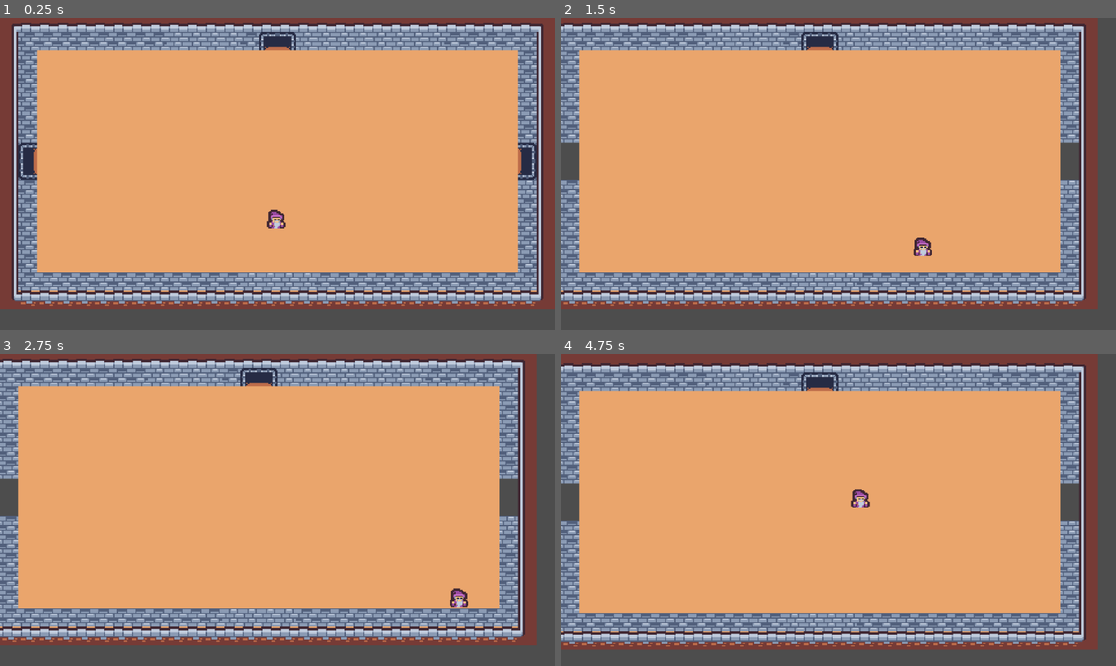
Above: before the commit, frames 1-4 (two rows, left to right).
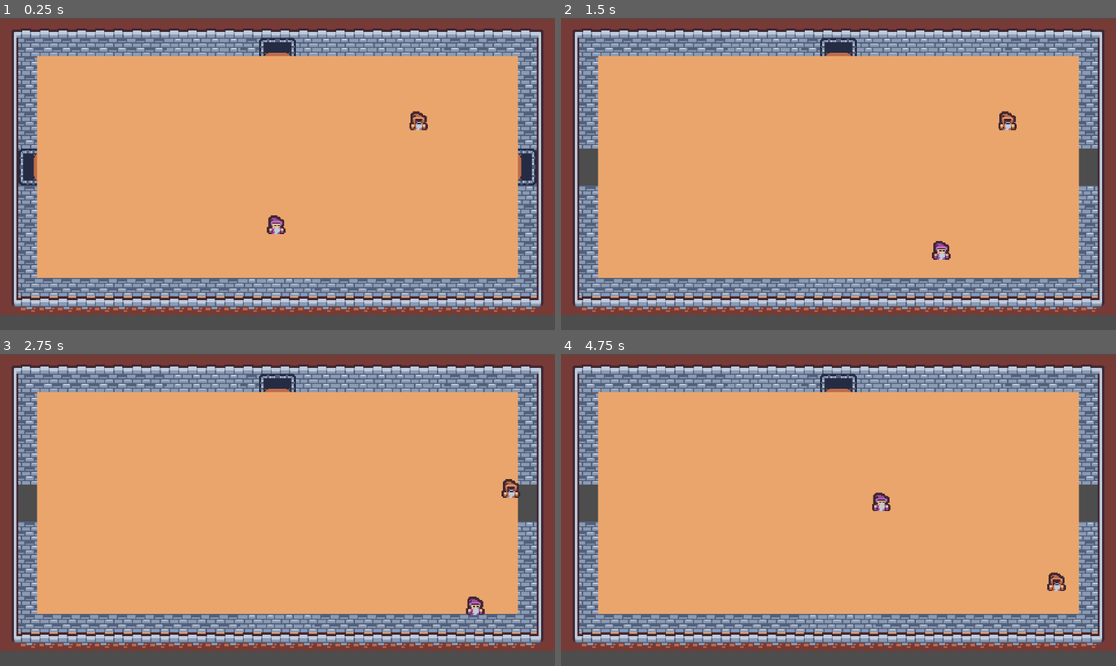
Above: after the commit, the same moments.

Repository: tiihonenleevi/Bachelor-Thesis-Project
Game: Godot game, scene res://scenes/gameplay.tscn
Same seed, same stepped clock (60 frames per second), same inputs: the game is played once before the commit and once after it.
Inputs:
- Up to frame 1 (0.25 s): no input
- Up to frame 2 (1.5 s): tap Enter at 0.5 s; hold D (move_right) 0.53-1.28 s; tap 0 (change_doors) at 0.6, 1.35 s; hold S (move_down) from 1.28 s (still down)
- Up to frame 3 (2.75 s): release S (move_down) at 2.03 s; hold D (move_right) from 2.03 s (still down); tap 0 (change_doors) at 2.1 s
- Up to frame 4 (4.75 s): release D (move_right) at 2.78 s; hold W (move_up) 2.78-3.53 s; tap 0 (change_doors) at 2.85, 3.6, 4.35 s; hold A (move_left) from 3.53 s (still down)

The runs differ from the first frame. In frame 1, 23% of the frame differs, in the area x 0-100%, y 0-96%; in frame 2, 33%; in frame 3, 33%; in frame 4, 24%.

Commit message:
change player to use state machine, implement dark_wizard and improve implementation of magic projectile

Diff:
--- a/project.godot
+++ b/project.godot
@@ -92,8 +92,9 @@
 
 2d_physics/layer_1="Environment"
 2d_physics/layer_2="Player"
-2d_physics/layer_3="Enemies"
-2d_physics/layer_4="Projectiles"
+2d_physics/layer_3="PlayerProjectiles"
+2d_physics/layer_4="Enemies"
+2d_physics/layer_5="EnemyProjectiles"
 
 [rendering]
 
--- /dev/null
+++ b/scenes/enemies/dark_wizard.tscn
@@ -0,0 +1,117 @@
+[gd_scene load_steps=16 format=3 uid="uid://rkcare71msn0"]
+
+[ext_resource type="Script" uid="uid://bxxyje4dgflck" path="res://scripts/enemies/dark_wizard/dark_wizard.gd" id="1_umjli"]
+[ext_resource type="Texture2D" uid="uid://bl1n663tlpto0" path="res://assets/tilemap.png" id="2_c4qsy"]
+[ext_resource type="Script" uid="uid://f6mjuef5anvk" path="res://scripts/collisions/hit_box.gd" id="3_4737y"]
+[ext_resource type="Script" uid="uid://c7n2yvanqknml" path="res://scripts/collisions/hurt_box.gd" id="4_im213"]
+[ext_resource type="Script" uid="uid://ww714qnvrr8c" path="res://scripts/state_machine.gd" id="5_w33ds"]
+[ext_resource type="Script" uid="uid://dd8esw6m4wwut" path="res://scripts/enemies/dark_wizard/states/wander.gd" id="6_di50i"]
+[ext_resource type="Script" uid="uid://1wcsne4x4mws" path="res://scripts/enemies/dark_wizard/states/shoot.gd" id="7_a2si4"]
+[ext_resource type="Script" uid="uid://cv3xrf4yt5jxu" path="res://scripts/enemies/dark_wizard/states/idle.gd" id="8_e46m6"]
+[ext_resource type="Script" uid="uid://rwy0s8klnbp6" path="res://scripts/enemies/dark_wizard/states/chase.gd" id="9_8f84r"]
+
+[sub_resource type="AtlasTexture" id="AtlasTexture_uilvn"]
+atlas = ExtResource("2_c4qsy")
+region = Rect2(51, 153, 16, 16)
+
+[sub_resource type="SpriteFrames" id="SpriteFrames_rg6m2"]
+animations = [{
+"frames": [{
+"duration": 1.0,
+"texture": SubResource("AtlasTexture_uilvn")
+}],
+"loop": true,
+"name": &"default",
+"speed": 5.0
+}]
+
+[sub_resource type="RectangleShape2D" id="RectangleShape2D_vwojg"]
+size = Vector2(12, 14)
+
+[sub_resource type="RectangleShape2D" id="RectangleShape2D_rg6m2"]
+size = Vector2(14, 16)
+
+[sub_resource type="RectangleShape2D" id="RectangleShape2D_mc8tn"]
+size = Vector2(16, 18)
+
+[sub_resource type="CircleShape2D" id="CircleShape2D_0bra5"]
+radius = 73.0
+
+[node name="DarkWizard" type="CharacterBody2D"]
+collision_layer = 8
+script = ExtResource("1_umjli")
+
+[node name="AnimatedSprite2D" type="AnimatedSprite2D" parent="."]
+sprite_frames = SubResource("SpriteFrames_rg6m2")
+
+[node name="CollisionShape2D" type="CollisionShape2D" parent="."]
+visible = false
+shape = SubResource("RectangleShape2D_vwojg")
+
+[node name="HitBox" type="Area2D" parent="."]
+collision_layer = 8
+collision_mask = 0
+script = ExtResource("3_4737y")
+metadata/_custom_type_script = "uid://f6mjuef5anvk"
+
+[node name="CollisionShape2D" type="CollisionShape2D" parent="HitBox"]
+visible = false
+shape = SubResource("RectangleShape2D_rg6m2")
+
+[node name="HurtBox" type="Area2D" parent="."]
+collision_layer = 0
+collision_mask = 6
+script = ExtResource("4_im213")
+metadata/_custom_type_script = "uid://c7n2yvanqknml"
+
+[node name="CollisionShape2D" type="CollisionShape2D" parent="HurtBox"]
+visible = false
+shape = SubResource("RectangleShape2D_mc8tn")
+
+[node name="StateMachine" type="Node" parent="." node_paths=PackedStringArray("current_state")]
+script = ExtResource("5_w33ds")
+current_state = NodePath("Idle")
+metadata/_custom_type_script = "uid://ww714qnvrr8c"
+
+[node name="Wander" type="Node" parent="StateMachine"]
+script = ExtResource("6_di50i")
+
+[node name="KeepGoingTimer" type="Timer" parent="StateMachine/Wander"]
+wait_time = 2.0
+one_shot = true
+
+[node name="Shoot" type="Node" parent="StateMachine"]
+script = ExtResource("7_a2si4")
+
+[node name="CoolOffTimer" type="Timer" parent="StateMachine/Shoot"]
+wait_time = 1.5
+one_shot = true
+
+[node name="Idle" type="Node" parent="StateMachine"]
+script = ExtResource("8_e46m6")
+metadata/_custom_type_script = "uid://c72ubwda3kddu"
+
+[node name="IdleTimer" type="Timer" parent="StateMachine/Idle"]
+one_shot = true
+
+[node name="Chase" type="Node" parent="StateMachine"]
+script = ExtResource("9_8f84r")
+metadata/_custom_type_script = "uid://c72ubwda3kddu"
+
+[node name="ChaseTimer" type="Timer" parent="StateMachine/Chase"]
+one_shot = true
+
+[node name="DetectArea" type="Area2D" parent="."]
+collision_layer = 0
+collision_mask = 2
+
+[node name="CollisionShape2D" type="CollisionShape2D" parent="DetectArea"]
+shape = SubResource("CircleShape2D_0bra5")
+
+[node name="RayCast2D" type="RayCast2D" parent="."]
+target_position = Vector2(0, 30)
+
+[connection signal="timeout" from="StateMachine/Shoot/CoolOffTimer" to="StateMachine/Shoot" method="_on_cool_off_timer_timeout"]
+[connection signal="timeout" from="StateMachine/Idle/IdleTimer" to="StateMachine/Idle" method="_on_idle_timer_timeout"]
+[connection signal="timeout" from="StateMachine/Chase/ChaseTimer" to="StateMachine/Chase" method="_on_chase_timer_timeout"]
+[connection signal="body_entered" from="DetectArea" to="StateMachine/Wander" method="_on_detect_area_body_entered"]
--- a/scenes/enemies/rat.tscn
+++ b/scenes/enemies/rat.tscn
@@ -1,10 +1,10 @@
 [gd_scene load_steps=13 format=3 uid="uid://bh2y1ijvkbc20"]
 
-[ext_resource type="Script" uid="uid://cd118fdk6fxn3" path="res://scripts/enemies/rat.gd" id="1_h52yg"]
+[ext_resource type="Script" uid="uid://cd118fdk6fxn3" path="res://scripts/enemies/rat/rat.gd" id="1_h52yg"]
 [ext_resource type="Texture2D" uid="uid://bl1n663tlpto0" path="res://assets/tilemap.png" id="2_en65j"]
 [ext_resource type="Script" uid="uid://ww714qnvrr8c" path="res://scripts/state_machine.gd" id="3_aejsi"]
-[ext_resource type="Script" uid="uid://dlvtkij5ndgoa" path="res://scripts/enemies/enemy_states/wander.gd" id="4_aejsi"]
-[ext_resource type="Script" uid="uid://v3mrip6avj60" path="res://scripts/enemies/enemy_states/chase.gd" id="5_en65j"]
+[ext_resource type="Script" uid="uid://dlvtkij5ndgoa" path="res://scripts/enemies/rat/states/wander.gd" id="4_aejsi"]
+[ext_resource type="Script" uid="uid://v3mrip6avj60" path="res://scripts/enemies/rat/states/chase.gd" id="5_en65j"]
 [ext_resource type="Script" uid="uid://f6mjuef5anvk" path="res://scripts/collisions/hit_box.gd" id="6_wwql0"]
 [ext_resource type="Script" uid="uid://c7n2yvanqknml" path="res://scripts/collisions/hurt_box.gd" id="7_d0hd8"]
 
@@ -27,14 +27,14 @@
 }]
 
 [sub_resource type="CircleShape2D" id="CircleShape2D_ohayx"]
-radius = 2.4
+radius = 2.0000002
 
 [sub_resource type="CircleShape2D" id="CircleShape2D_d0hd8"]
-radius = 3.1999998
+radius = 2.3999999
 
 [node name="Rat" type="CharacterBody2D"]
 scale = Vector2(2.5, 2.5)
-collision_layer = 4
+collision_layer = 8
 script = ExtResource("1_h52yg")
 
 [node name="DetectArea" type="Area2D" parent="."]
@@ -70,10 +70,10 @@
 script = ExtResource("5_en65j")
 
 [node name="RayCast2D" type="RayCast2D" parent="."]
-target_position = Vector2(0, 29)
+target_position = Vector2(0, 7.9999995)
 
 [node name="HitBox" type="Area2D" parent="."]
-collision_layer = 4
+collision_layer = 8
 collision_mask = 0
 script = ExtResource("6_wwql0")
 metadata/_custom_type_script = "uid://f6mjuef5anvk"
@@ -83,7 +83,7 @@
 shape = SubResource("CircleShape2D_d0hd8")
 
 [node name="HurtBox" type="Area2D" parent="."]
-collision_mask = 2
+collision_mask = 6
 script = ExtResource("7_d0hd8")
 metadata/_custom_type_script = "uid://c7n2yvanqknml"
 
--- a/scenes/levels/door.tscn
+++ b/scenes/levels/door.tscn
@@ -8,6 +8,7 @@
 [node name="Door" type="Area2D"]
 collision_layer = 0
 collision_mask = 2
+monitoring = false
 script = ExtResource("1_id2fp")
 
 [node name="CollisionShape2D" type="CollisionShape2D" parent="."]
--- a/scenes/levels/first_room.tscn
+++ b/scenes/levels/first_room.tscn
@@ -1,8 +1,9 @@
-[gd_scene load_steps=6 format=4 uid="uid://cwchuvam6v8he"]
+[gd_scene load_steps=7 format=4 uid="uid://cwchuvam6v8he"]
 
 [ext_resource type="Script" uid="uid://djsjm4vdkxx45" path="res://scripts/levels/level.gd" id="1_uhvtf"]
 [ext_resource type="Texture2D" uid="uid://bl1n663tlpto0" path="res://assets/tilemap.png" id="2_hpdjh"]
 [ext_resource type="PackedScene" uid="uid://cyhfir6g3cp54" path="res://scenes/levels/door.tscn" id="3_hpdjh"]
+[ext_resource type="PackedScene" uid="uid://rkcare71msn0" path="res://scenes/enemies/dark_wizard.tscn" id="4_uhvtf"]
 
 [sub_resource type="TileSetAtlasSource" id="TileSetAtlasSource_hpdjh"]
 texture = ExtResource("2_hpdjh")
@@ -197,9 +198,8 @@
 physics_layer_0/collision_mask = 6
 sources/0 = SubResource("TileSetAtlasSource_hpdjh")
 
-[node name="FirstRoom" type="Node2D" node_paths=PackedStringArray("doors")]
+[node name="FirstRoom" type="Node2D"]
 script = ExtResource("1_uhvtf")
-doors = [NodePath("DoorUp"), NodePath("DoorLeft"), NodePath("DoorRight")]
 
 [node name="Environment" type="TileMapLayer" parent="."]
 z_index = -1
@@ -208,12 +208,18 @@
 
 [node name="DoorUp" parent="." instance=ExtResource("3_hpdjh")]
 position = Vector2(0, -103)
+monitoring = true
 
 [node name="DoorLeft" parent="." instance=ExtResource("3_hpdjh")]
 position = Vector2(-215, 0)
 rotation = 1.5707964
+monitoring = true
 
 [node name="DoorRight" parent="." instance=ExtResource("3_hpdjh")]
 position = Vector2(215, 0)
 rotation = 1.5707964
+monitoring = true
 new_scene_path = "res://scenes/levels/rooms/room_1.tscn"
+
+[node name="DarkWizard" parent="." instance=ExtResource("4_uhvtf")]
+position = Vector2(122, -40)
--- a/scenes/levels/rooms/room_1.tscn
+++ b/scenes/levels/rooms/room_1.tscn
@@ -218,9 +218,8 @@
 physics_layer_0/collision_mask = 6
 sources/0 = SubResource("TileSetAtlasSource_2l302")
 
-[node name="Room1" type="Node2D" node_paths=PackedStringArray("doors")]
+[node name="Room1" type="Node2D"]
 script = ExtResource("1_n3aj2")
-doors = [NodePath("DoorUp"), NodePath("DoorRight"), NodePath("DoorDown"), NodePath("DoorLeft")]
 
 [node name="Environment" type="TileMapLayer" parent="."]
 z_index = -1
@@ -243,19 +242,15 @@
 
 [node name="DoorUp" parent="." instance=ExtResource("3_m2kj1")]
 position = Vector2(0, -103)
-monitoring = false
 
 [node name="DoorRight" parent="." instance=ExtResource("3_m2kj1")]
 position = Vector2(199, 0)
 rotation = 1.5707964
-monitoring = false
 
 [node name="DoorDown" parent="." instance=ExtResource("3_m2kj1")]
 position = Vector2(0, 103)
-monitoring = false
 
 [node name="DoorLeft" parent="." instance=ExtResource("3_m2kj1")]
 position = Vector2(-199, 0)
 rotation = 1.5707964
-monitoring = false
 new_scene_path = "res://scenes/levels/first_room.tscn"
--- a/scenes/player.tscn
+++ b/scenes/player.tscn
@@ -1,11 +1,14 @@
-[gd_scene load_steps=8 format=3 uid="uid://cn2n7vovejfuh"]
+[gd_scene load_steps=11 format=3 uid="uid://cn2n7vovejfuh"]
 
 [ext_resource type="Script" uid="uid://b3gbpbc64g3d5" path="res://scripts/player/player.gd" id="1_g2els"]
 [ext_resource type="Texture2D" uid="uid://bl1n663tlpto0" path="res://assets/tilemap.png" id="2_g2els"]
 [ext_resource type="Script" uid="uid://c7n2yvanqknml" path="res://scripts/collisions/hurt_box.gd" id="4_dqkch"]
+[ext_resource type="Script" uid="uid://ww714qnvrr8c" path="res://scripts/state_machine.gd" id="4_qlg0r"]
+[ext_resource type="Script" uid="uid://dl04dm84uckv" path="res://scripts/player/states/shoot.gd" id="6_smehm"]
+[ext_resource type="Script" uid="uid://bfimbv4c8kl60" path="res://scripts/player/states/move.gd" id="7_ur7pv"]
 
 [sub_resource type="RectangleShape2D" id="RectangleShape2D_g2els"]
-size = Vector2(121.26313, 121.26316)
+size = Vector2(80.842094, 87.57895)
 
 [sub_resource type="AtlasTexture" id="AtlasTexture_g2els"]
 atlas = ExtResource("2_g2els")
@@ -23,15 +26,15 @@
 }]
 
 [sub_resource type="RectangleShape2D" id="RectangleShape2D_qlg0r"]
-size = Vector2(10, 12)
+size = Vector2(14, 15)
 
 [node name="Player" type="CharacterBody2D" groups=["Player"]]
 collision_layer = 2
 script = ExtResource("1_g2els")
+hp = null
 
 [node name="CollisionShape2D" type="CollisionShape2D" parent="."]
-visible = false
-position = Vector2(-0.9999999, 2.9802322e-08)
+position = Vector2(-0.9999999, 0.5000001)
 scale = Vector2(0.14843753, 0.1484375)
 shape = SubResource("RectangleShape2D_g2els")
 
@@ -46,20 +49,33 @@
 
 [node name="HurtBox" type="Area2D" parent="."]
 collision_layer = 0
-collision_mask = 4
+collision_mask = 24
 script = ExtResource("4_dqkch")
 metadata/_custom_type_script = "uid://c7n2yvanqknml"
 
 [node name="CollisionShape2D" type="CollisionShape2D" parent="HurtBox"]
-position = Vector2(-1, 1)
+position = Vector2(-1, 0.5)
 shape = SubResource("RectangleShape2D_qlg0r")
 
 [node name="Camera2D" type="Camera2D" parent="."]
 zoom = Vector2(2.4, 2.4)
-limit_left = -244
+limit_left = -240
 limit_top = -128
-limit_right = 256
-limit_bottom = 146
+limit_right = 240
+limit_bottom = 140
 editor_draw_limits = true
 
+[node name="StateMachine" type="Node" parent="." node_paths=PackedStringArray("current_state")]
+script = ExtResource("4_qlg0r")
+current_state = NodePath("Move")
+metadata/_custom_type_script = "uid://ww714qnvrr8c"
+
+[node name="Shoot" type="Node" parent="StateMachine"]
+script = ExtResource("6_smehm")
+metadata/_custom_type_script = "uid://c72ubwda3kddu"
+
+[node name="Move" type="Node" parent="StateMachine"]
+script = ExtResource("7_ur7pv")
+metadata/_custom_type_script = "uid://c72ubwda3kddu"
+
 [connection signal="timeout" from="ShootTimer" to="." method="_on_shoot_timer_timeout"]
--- a/scenes/projectiles/magic.tscn
+++ b/scenes/projectiles/magic.tscn
@@ -22,10 +22,13 @@
 [sub_resource type="CircleShape2D" id="CircleShape2D_7r37a"]
 radius = 4.0
 
+[sub_resource type="CircleShape2D" id="CircleShape2D_xelrj"]
+radius = 3.0
+
 [node name="Magic" type="CharacterBody2D"]
 z_index = 1
-collision_layer = 2
-collision_mask = 5
+collision_layer = 4
+collision_mask = 9
 motion_mode = 1
 slide_on_ceiling = false
 script = ExtResource("1_7r37a")
@@ -34,7 +37,7 @@
 sprite_frames = SubResource("SpriteFrames_1wucm")
 
 [node name="HitBox" type="Area2D" parent="."]
-collision_layer = 2
+collision_layer = 4
 collision_mask = 0
 script = ExtResource("2_1wucm")
 metadata/_custom_type_script = "uid://f6mjuef5anvk"
@@ -44,12 +47,10 @@
 
 [node name="Area2D" type="Area2D" parent="."]
 collision_layer = 0
-collision_mask = 5
+collision_mask = 9
 
 [node name="CollisionShape2D" type="CollisionShape2D" parent="Area2D"]
 shape = SubResource("CircleShape2D_7r37a")
 
 [node name="CollisionShape2D" type="CollisionShape2D" parent="."]
-shape = SubResource("CircleShape2D_7r37a")
-
-[connection signal="area_entered" from="Area2D" to="." method="_on_area_2d_area_entered"]
+shape = SubResource("CircleShape2D_xelrj")
--- /dev/null
+++ b/scripts/enemies/dark_wizard/dark_wizard.gd
@@ -0,0 +1,18 @@
+extends CharacterBody2D
+
+@export var hp: float = 8
+@onready var state_machine: StateMachine = $StateMachine
+
+
+func _ready() -> void:
+	state_machine.init(self)
+
+func _physics_process(_delta: float) -> void:
+	move_and_slide()
+
+func take_damage(amount: float) -> void:
+	hp -= amount
+	print(hp)
+	# check if the enemy needs to die
+	if hp <= 0:
+		queue_free()
--- /dev/null
+++ b/scripts/enemies/dark_wizard/states/chase.gd
@@ -0,0 +1,15 @@
+extends State
+
+@onready var chase_timer: Timer = $ChaseTimer
+
+@export var speed: int = 60
+
+func enter() -> void:
+	chase_timer.start()
+
+func physics_update(_delta: float) -> void:
+	var direction = parent.position.direction_to(GameState.player.position)
+	parent.velocity = direction * speed
+
+func _on_chase_timer_timeout() -> void:
+	change_state.emit("Shoot")
--- /dev/null
+++ b/scripts/enemies/dark_wizard/states/idle.gd
@@ -0,0 +1,9 @@
+extends State
+
+@onready var idle_timer: Timer = $IdleTimer
+
+func enter() -> void:
+	idle_timer.start()
+
+func _on_idle_timer_timeout() -> void:
+	change_state.emit("Wander")
--- /dev/null
+++ b/scripts/enemies/dark_wizard/states/shoot.gd
@@ -0,0 +1,16 @@
+extends State
+
+var target_direction: Vector2
+@onready var magic_scene: PackedScene = load("res://scenes/projectiles/magic.tscn")
+@onready var cool_off_timer: Timer = $CoolOffTimer
+
+func enter() -> void:
+	target_direction = parent.global_position.direction_to(GameState.player.global_position)
+	var magic = magic_scene.instantiate()
+	magic.direction = target_direction
+	magic.global_position = parent.global_position
+	get_parent().call_deferred("add_child", magic)
+	cool_off_timer.start()
+
+func _on_cool_off_timer_timeout() -> void:
+	change_state.emit("Chase")
--- /dev/null
+++ b/scripts/enemies/dark_wizard/states/wander.gd
@@ -0,0 +1,46 @@
+extends State
+
+const DIRECTIONS: Array = ["LEFT", "UP", "RIGHT", "DOWN"]
+const SPEED: int = 50
+@onready var detect_area: Area2D = $"../../DetectArea"
+@onready var keep_going_timer: Timer = $KeepGoingTimer
+@onready var ray_cast: RayCast2D = $"../../RayCast2D"
+# Get random movement direction
+var direction: String
+
+func enter() -> void:
+	# Calls the State's implementation of enter()
+	# super()
+	direction = DIRECTIONS.pick_random()
+	keep_going_timer.start()
+
+func physics_update(_delta: float) -> void:
+	if ray_cast.is_colliding():
+		direction = DIRECTIONS.pick_random()
+
+	match direction:
+		"LEFT":
+			ray_cast.target_position = Vector2(-29, 0)
+			parent.velocity.x = -SPEED
+		"RIGHT":
+			ray_cast.target_position = Vector2(29, 0)
+			parent.velocity.x = SPEED
+		"UP":
+			ray_cast.target_position = Vector2(0, -29)
+			parent.velocity.y = -SPEED
+		"DOWN":
+			ray_cast.target_position = Vector2(0, 29)
+			parent.velocity.y = SPEED
+
+func _on_detect_area_body_entered(body: Node2D) -> void:
+	# Check if player is on site
+	if body.is_in_group("Player"):
+		keep_going_timer.stop()
+		change_state.emit("Shoot")
+		detect_area.queue_free()
+		ray_cast.queue_free()
+
+
+func _on_keep_going_timer_timeout() -> void:
+	parent.velocity = Vector2(0, 0)
+	change_state.emit("Idle")
--- a/scripts/enemies/rat.gd
+++ b/scripts/enemies/rat/rat.gd
@@ -2,10 +2,9 @@
 
 @export var hp: float = 5
 @onready var state_machine: StateMachine = $StateMachine
-@onready var animations: AnimatedSprite2D = $AnimatedSprite2D
 
 func _ready() -> void:
-	state_machine.init(self, animations)
+	state_machine.init(self)
 
 func _physics_process(_delta: float) -> void:
 	move_and_slide()
--- a/scripts/enemies/enemy_states/chase.gd
+++ b/scripts/enemies/rat/states/chase.gd
@@ -1,6 +1,6 @@
 extends State
 
-const SPEED: int = 80
+@export var speed: int = 80
 
 func enter() -> void:
 	# Calls the State's implementation of enter()
@@ -9,4 +9,4 @@
 
 func physics_update(_delta: float) -> void:
 	var direction = parent.position.direction_to(GameState.player.position)
-	parent.velocity = direction * SPEED
+	parent.velocity = direction * speed
--- a/scripts/enemies/enemy_states/wander.gd
+++ b/scripts/enemies/rat/states/wander.gd
@@ -9,7 +9,6 @@
 var direction: String = DIRECTIONS.pick_random()
 
 func enter() -> void:
-	print("wander")
 	# Calls the State's implementation of enter()
 	# super()
 	keep_going_timer.start()
--- a/scripts/levels/door.gd
+++ b/scripts/levels/door.gd
@@ -8,7 +8,7 @@
 #var transition_type: String = "wipe_to_"
 
 ## How far into the room/level the player is pushed
-var push_distance: int = 5
+var push_distance: int = 20
 ## Scene that needs to be loaded when entering the specific door
 @export var new_scene_path: String
 ## The name of the door the player enters in the new scene
@@ -42,7 +42,7 @@
 
 	SceneManager.swap_scenes_zelda(new_scene_path, gameplay_node.level_holder, scene_to_unload, get_move_dir())
 	# Cleans up the door
-	queue_free()
+	#queue_free()
 
 ## Returns the starting location of the player based on the door's location and the
 ## entry_direction (the Vector towards the room/level)
--- a/scripts/levels/level.gd
+++ b/scripts/levels/level.gd
@@ -10,6 +10,12 @@
 func _ready() -> void:
 	#player.disable()
 	player.visible = false
+
+	# Auto-populate from children — always fresh, never stale
+	for child in get_children():
+		if child is Door:
+			doors.append(child)
+
 	# This block allows to test current scene without needing the SceneManager to call these
 	if data == null:
 		init_scene()
@@ -61,6 +67,8 @@
 		player.orient(data.move_dir)
 		# Find the correct door from doors
 		for door in doors:
+			if not is_instance_valid(door):
+				continue
 			if door.name == data.entry_door_name:
 				player.global_position = door.get_player_entry_vector()
 
@@ -118,3 +126,4 @@
 				alternative_2 = 6
 		tile_map.set_cell(tile_1_pos, 0, Vector2(11, 0), alternative_2)
 		tile_map.set_cell(tile_2_pos, 0, Vector2(10, 0), alternative_1)
+		door.monitoring = true
--- a/scripts/player/magic.gd
+++ b/scripts/player/magic.gd
@@ -4,6 +4,21 @@
 const SPEED: int = 200
 var max_range: float = 130
 var distance_travelled: float = 0
+@onready var hit_box: HitBox = $HitBox
+
+func _ready() -> void:
+	# Get the collision layer of the one that's shooting
+	var parent_layer = get_parent().get_parent().collision_layer
+	collision_layer = parent_layer * 2
+	hit_box.collision_layer = parent_layer * 2
+
+	if parent_layer == 2:
+		collision_mask = 8
+	elif parent_layer == 8:
+		collision_mask = 2
+
+	print(collision_layer, collision_mask)
+	print(hit_box.collision_layer)
 
 func _physics_process(delta: float) -> void:
 	velocity = direction * SPEED
@@ -15,8 +30,3 @@
 		# delete magic
 		queue_free()
 	move_and_slide()
-
-
-#func _on_area_2d_area_entered(_area: Area2D) -> void:
-	#print("hit")
-	#queue_free()
--- a/scripts/player/player.gd
+++ b/scripts/player/player.gd
@@ -1,37 +1,19 @@
 class_name Player extends CharacterBody2D
 
-const SPEED: int = 120
 @export var hp: int = 4
 
 var can_shoot: bool = true
-@onready var magic_scene: PackedScene = load("res://scenes/projectiles/magic.tscn")
+var shoot_direction: Vector2
 @onready var shoot_timer: Timer = $ShootTimer
 @onready var animations: AnimatedSprite2D = $AnimatedSprite2D
+@onready var state_machine: StateMachine = $StateMachine
 
 func _ready() -> void:
 	GameState.player = self
-
-func get_input():
-	# Get the input direction
-	var direction = Input.get_vector("move_left", "move_right", "move_up", "move_down")
-	# Apply the input direction to velocity
-	velocity = direction * SPEED
+	state_machine.init(self)
 
 func _physics_process(_delta: float) -> void:
-	var shoot_direction = Input.get_vector("shoot_left", "shoot_right", "shoot_up", "shoot_down")
-	if can_shoot && shoot_direction:
-		shoot(shoot_direction)
-
-	get_input()
 	move_and_slide()
-
-func shoot(shoot_direction: Vector2) -> void:
-	can_shoot = false
-	shoot_timer.start()
-	var magic = magic_scene.instantiate()
-	magic.direction = shoot_direction
-	magic.global_position = global_position
-	get_parent().add_child(magic)
 
 func _on_shoot_timer_timeout() -> void:
 	can_shoot = true
--- /dev/null
+++ b/scripts/player/states/move.gd
@@ -0,0 +1,14 @@
+extends State
+
+const SPEED: int = 120
+
+func physics_update(_delta) -> void:
+	# Get the input direction
+	var direction = Input.get_vector("move_left", "move_right", "move_up", "move_down")
+	# Apply the input direction to velocity
+	parent.velocity = direction * SPEED
+
+	# check for shooting
+	parent.shoot_direction = Input.get_vector("shoot_left", "shoot_right", "shoot_up", "shoot_down")
+	if parent.can_shoot && parent.shoot_direction:
+		change_state.emit("Shoot")
--- /dev/null
+++ b/scripts/player/states/shoot.gd
@@ -0,0 +1,14 @@
+extends State
+
+@onready var magic_scene: PackedScene = load("res://scenes/projectiles/magic.tscn")
+
+func enter() -> void:
+	parent.can_shoot = false
+	parent.shoot_timer.start()
+	var magic = magic_scene.instantiate()
+	magic.direction = parent.shoot_direction
+	magic.global_position = parent.global_position
+	get_parent().add_child(magic)
+
+func physics_update(_delta) -> void:
+	change_state.emit("Move")
--- a/scripts/state.gd
+++ b/scripts/state.gd
@@ -4,12 +4,11 @@
 signal change_state(new_state: StringName)
 
 var parent: CharacterBody2D
-var animations: AnimatedSprite2D
 
 ## Call when entering the state
 func enter() -> void:
-	# Play the proper animation for the current state
-	animations.play(self.name.to_snake_case())
+	# If there were any animations they would be played from here
+	pass
 
 ## Call when exiting state. Handy for clean ups
 func exit() -> void:
--- a/scripts/state_machine.gd
+++ b/scripts/state_machine.gd
@@ -6,13 +6,12 @@
 var states: Dictionary = {}
 
 ## Called when the node enters the scene tree
-func init(parent: CharacterBody2D, animations: AnimatedSprite2D) -> void:
+func init(parent: CharacterBody2D) -> void:
 	# Goes through all the children of the StateMachine
 	for child in get_children():
 		if child is State:
 			states[child.name] = child
 			child.parent = parent
-			child.animations = animations
 
 			# Connects the StateMachine to the "change_state" signal
 			child.change_state.connect(on_state_changed)
Not shown: 1 places in scenes/projectiles/magic.tscn that only renumber resources
Not shown, added: scripts/enemies/dark_wizard/dark_wizard.gd.uid
Not shown, added: scripts/enemies/dark_wizard/states/chase.gd.uid
Not shown, added: scripts/enemies/dark_wizard/states/idle.gd.uid
Not shown, added: scripts/enemies/dark_wizard/states/shoot.gd.uid
Not shown, added: scripts/enemies/dark_wizard/states/wander.gd.uid
Renamed: scripts/enemies/rat.gd.uid -> scripts/enemies/rat/rat.gd.uid
Renamed: scripts/enemies/enemy_states/chase.gd.uid -> scripts/enemies/rat/states/chase.gd.uid
Renamed: scripts/enemies/enemy_states/wander.gd.uid -> scripts/enemies/rat/states/wander.gd.uid
Not shown, added: scripts/player/states/move.gd.uid
Not shown, added: scripts/player/states/shoot.gd.uid
Not shown, removed: scenes/levels/test_level.tscn3055705836.tmp
